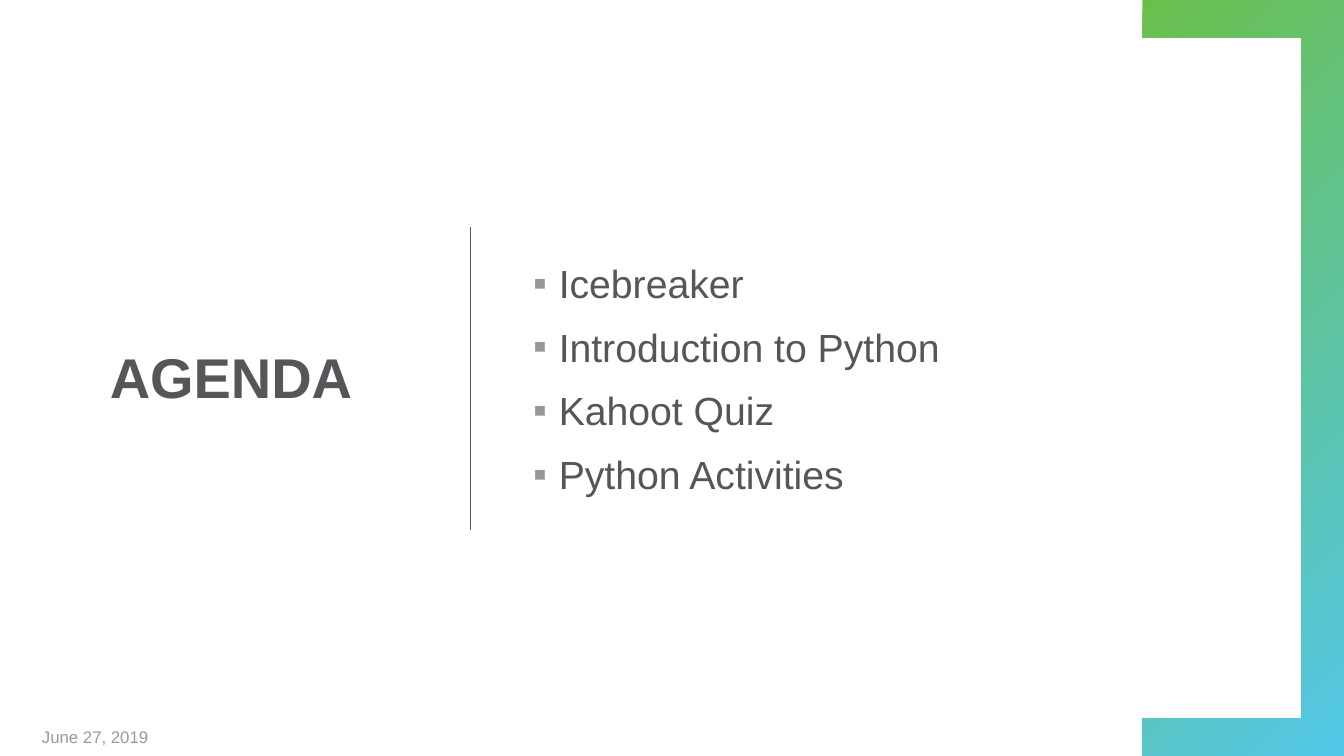
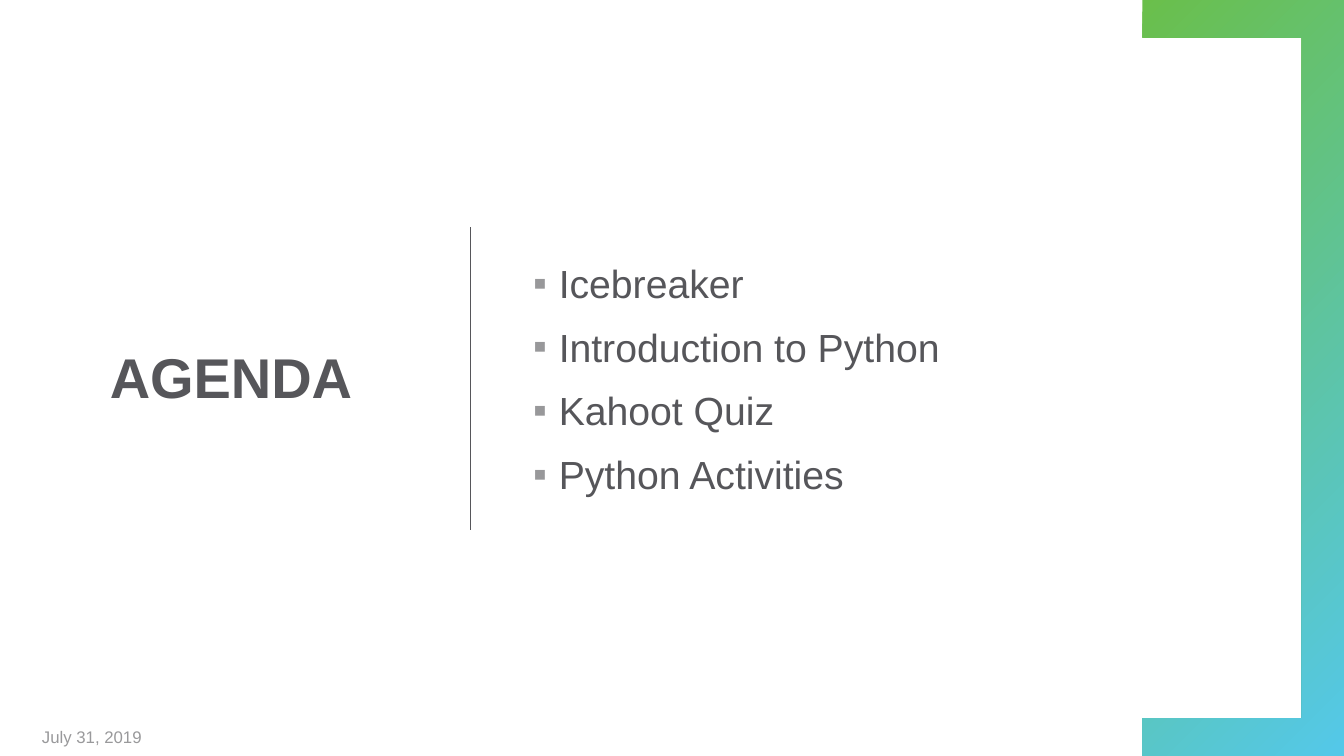
Before and after one commit to hylandtechoutreach/python-camp, a slide deck: slide 2 of ProgrammingWithPython.pptx. Drawn at 1344x756 pixels with LibreOffice and Linux fonts; fonts in the diff are those of the drawing. Boxes give left, top, right and bottom in pixels: in the first picture for what was removed or moved away, otherwise in the second. Text is boxed around its words. In the diff, an @@ line names an element or a change of style, - is before the commit and + after.

```diff
--- a/ProgrammingWithPython.pptx
+++ b/ProgrammingWithPython.pptx
@@ text at [42, 731, 141, 747]: text changed @@
-June 27, 2019
+July 31, 2019
```
Also in this commit, not shown: 2 other slides changed.
